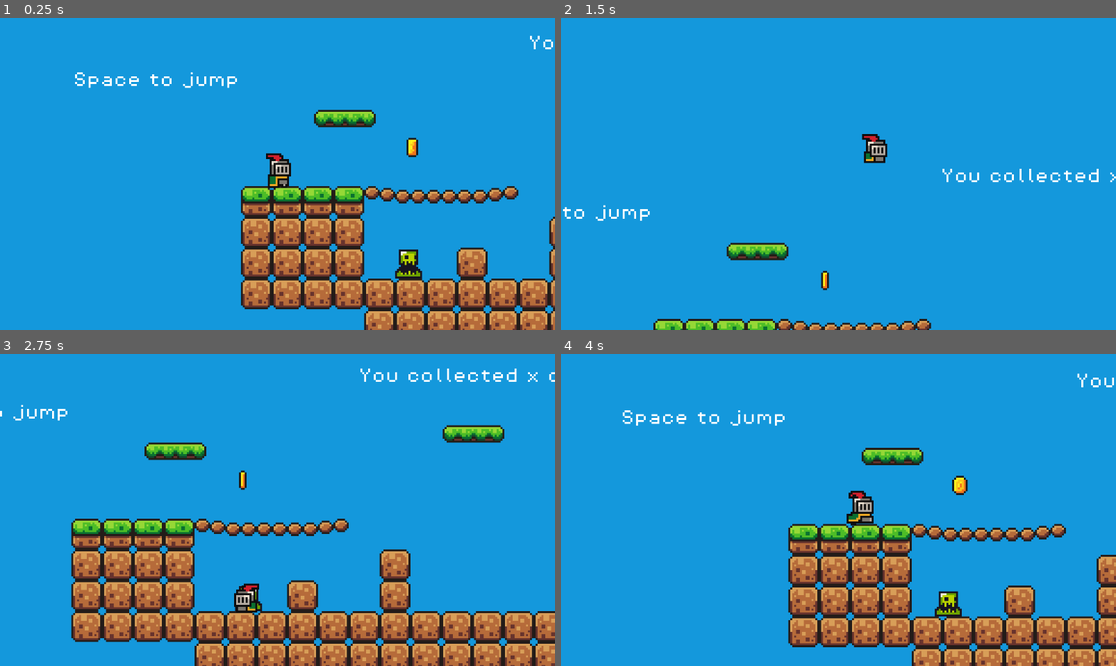
Above: before the commit, frames 1-4 (two rows, left to right).
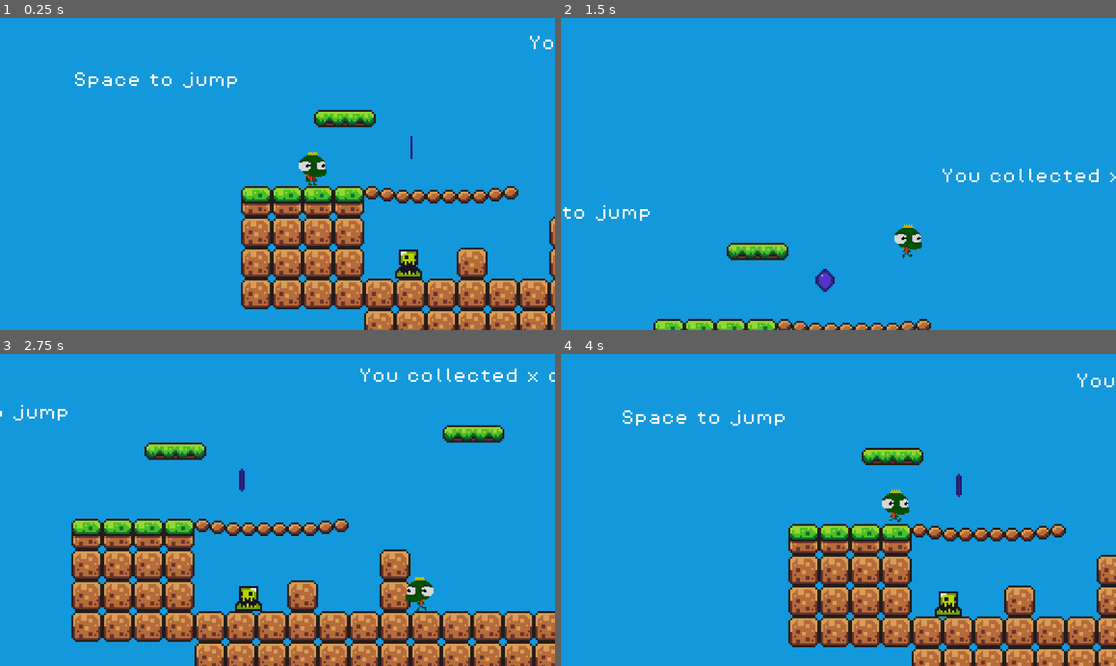
Above: after the commit, the same moments.

Repository: leohlim/WGJ70
Game: Godot game, scene res://scenes/game.tscn
Two runs of this game, one before a commit and one after it. Both use one fixed random seed, a clock stepped at 60 frames per second and the inputs below.
Inputs:
- Up to frame 1 (0.25 s): no input
- Up to frame 2 (1.5 s): hold Right (move_right) from 0.53 s (still down); tap Space (jump) at 0.6, 0.77, 1.07, 1.35 s
- Up to frame 3 (2.75 s): tap Space (jump) at 1.52, 1.82, 2.1 s; release Right (move_right) at 2.03 s; hold Left (move_left) from 2.03 s (still down)
- Up to frame 4 (4 s): release Left (move_left) at 2.78 s; hold Right (move_right) from 2.78 s (still down); tap Space (jump) at 2.85, 3.02, 3.32, 3.6, 3.77 s

The runs differ from the first frame. In frame 1, 0.9% of the frame differs, in the area x 47-76%, y 37-55%; in frame 2, 0.9%; in frame 3, 0.7%; in frame 4, 0.9%, in the area x 51-74%, y 38-56%.

Commit message:
Added character and gem

Diff:
--- a/scenes/coin.tscn
+++ b/scenes/coin.tscn
@@ -1,7 +1,8 @@
-[gd_scene load_steps=21 format=3 uid="uid://00l7ki82nvx5"]
+[gd_scene load_steps=28 format=3 uid="uid://00l7ki82nvx5"]
 
 [ext_resource type="Texture2D" uid="uid://cjymsrtkily5u" path="res://assets/sprites/coin.png" id="1_46hmv"]
 [ext_resource type="Script" path="res://scripts/coin.gd" id="1_wwgf0"]
+[ext_resource type="Texture2D" uid="uid://depx2ky53xayb" path="res://assets/sprites/gem.png" id="3_3yblq"]
 [ext_resource type="AudioStream" uid="uid://dlw360ddvdd1c" path="res://assets/sounds/coin.wav" id="3_x1s52"]
 
 [sub_resource type="AtlasTexture" id="AtlasTexture_sgja7"]
@@ -51,6 +52,30 @@
 [sub_resource type="AtlasTexture" id="AtlasTexture_v8lsl"]
 atlas = ExtResource("1_46hmv")
 region = Rect2(176, 0, 16, 16)
+
+[sub_resource type="AtlasTexture" id="AtlasTexture_divq3"]
+atlas = ExtResource("3_3yblq")
+region = Rect2(0, 0, 16, 16)
+
+[sub_resource type="AtlasTexture" id="AtlasTexture_4dnkm"]
+atlas = ExtResource("3_3yblq")
+region = Rect2(16, 0, 16, 16)
+
+[sub_resource type="AtlasTexture" id="AtlasTexture_3snca"]
+atlas = ExtResource("3_3yblq")
+region = Rect2(32, 0, 16, 16)
+
+[sub_resource type="AtlasTexture" id="AtlasTexture_fv43o"]
+atlas = ExtResource("3_3yblq")
+region = Rect2(48, 0, 16, 16)
+
+[sub_resource type="AtlasTexture" id="AtlasTexture_owroq"]
+atlas = ExtResource("3_3yblq")
+region = Rect2(64, 0, 16, 16)
+
+[sub_resource type="AtlasTexture" id="AtlasTexture_4ye8o"]
+atlas = ExtResource("3_3yblq")
+region = Rect2(80, 0, 16, 16)
 
 [sub_resource type="SpriteFrames" id="SpriteFrames_rp0oq"]
 animations = [{
@@ -94,10 +119,72 @@
 "loop": true,
 "name": &"default",
 "speed": 10.0
+}, {
+"frames": [{
+"duration": 1.0,
+"texture": SubResource("AtlasTexture_divq3")
+}, {
+"duration": 1.0,
+"texture": SubResource("AtlasTexture_4dnkm")
+}, {
+"duration": 1.0,
+"texture": SubResource("AtlasTexture_3snca")
+}, {
+"duration": 1.0,
+"texture": SubResource("AtlasTexture_fv43o")
+}, {
+"duration": 1.0,
+"texture": SubResource("AtlasTexture_owroq")
+}, {
+"duration": 1.0,
+"texture": SubResource("AtlasTexture_4ye8o")
+}],
+"loop": true,
+"name": &"gem",
+"speed": 12.0
 }]
 
 [sub_resource type="CircleShape2D" id="CircleShape2D_alvnv"]
 radius = 5.0
+
+[sub_resource type="Animation" id="Animation_xrp02"]
+length = 0.001
+tracks/0/type = "value"
+tracks/0/imported = false
+tracks/0/enabled = true
+tracks/0/path = NodePath("../AnimatedSprite2D:visible")
+tracks/0/interp = 1
+tracks/0/loop_wrap = true
+tracks/0/keys = {
+"times": PackedFloat32Array(0),
+"transitions": PackedFloat32Array(1),
+"update": 1,
+"values": [true]
+}
+tracks/1/type = "value"
+tracks/1/imported = false
+tracks/1/enabled = true
+tracks/1/path = NodePath("../CollisionShape2D:disabled")
+tracks/1/interp = 1
+tracks/1/loop_wrap = true
+tracks/1/keys = {
+"times": PackedFloat32Array(0),
+"transitions": PackedFloat32Array(1),
+"update": 1,
+"values": [false]
+}
+tracks/2/type = "value"
+tracks/2/imported = false
+tracks/2/enabled = true
+tracks/2/path = NodePath(".:playing")
+tracks/2/interp = 1
+tracks/2/loop_wrap = true
+tracks/2/keys = {
+"times": PackedFloat32Array(0),
+"transitions": PackedFloat32Array(1),
+"update": 1,
+"values": [false]
+}
 
 [sub_resource type="Animation" id="Animation_ptqb2"]
 resource_name = "pickup"
@@ -152,45 +239,6 @@
 }]
 }
 
-[sub_resource type="Animation" id="Animation_xrp02"]
-length = 0.001
-tracks/0/type = "value"
-tracks/0/imported = false
-tracks/0/enabled = true
-tracks/0/path = NodePath("../AnimatedSprite2D:visible")
-tracks/0/interp = 1
-tracks/0/loop_wrap = true
-tracks/0/keys = {
-"times": PackedFloat32Array(0),
-"transitions": PackedFloat32Array(1),
-"update": 1,
-"values": [true]
-}
-tracks/1/type = "value"
-tracks/1/imported = false
-tracks/1/enabled = true
-tracks/1/path = NodePath("../CollisionShape2D:disabled")
-tracks/1/interp = 1
-tracks/1/loop_wrap = true
-tracks/1/keys = {
-"times": PackedFloat32Array(0),
-"transitions": PackedFloat32Array(1),
-"update": 1,
-"values": [false]
-}
-tracks/2/type = "value"
-tracks/2/imported = false
-tracks/2/enabled = true
-tracks/2/path = NodePath(".:playing")
-tracks/2/interp = 1
-tracks/2/loop_wrap = true
-tracks/2/keys = {
-"times": PackedFloat32Array(0),
-"transitions": PackedFloat32Array(1),
-"update": 1,
-"values": [false]
-}
-
 [sub_resource type="AnimationLibrary" id="AnimationLibrary_jmjgh"]
 _data = {
 "RESET": SubResource("Animation_xrp02"),
@@ -204,7 +252,9 @@
 [node name="AnimatedSprite2D" type="AnimatedSprite2D" parent="."]
 position = Vector2(0, 2)
 sprite_frames = SubResource("SpriteFrames_rp0oq")
-autoplay = "default"
+animation = &"gem"
+autoplay = "gem"
+frame_progress = 0.115619
 
 [node name="CollisionShape2D" type="CollisionShape2D" parent="."]
 position = Vector2(0, 2)
--- /dev/null
+++ b/scenes/frog_player.tscn
@@ -0,0 +1,250 @@
+[gd_scene load_steps=36 format=3 uid="uid://clk6ktwihee3f"]
+
+[ext_resource type="Script" path="res://scripts/frog_player.gd" id="1_nijs8"]
+[ext_resource type="Texture2D" uid="uid://dn0m5n28b13cl" path="res://assets/sprites/frog_guy/frog_guy_idle.png" id="1_ot20e"]
+[ext_resource type="Texture2D" uid="uid://c6ie2im8kwg7y" path="res://assets/sprites/frog_guy/frog_guy_run.png" id="3_2bhow"]
+
+[sub_resource type="AtlasTexture" id="AtlasTexture_j01dr"]
+atlas = ExtResource("1_ot20e")
+region = Rect2(0, 0, 32, 32)
+
+[sub_resource type="AtlasTexture" id="AtlasTexture_lvtp2"]
+atlas = ExtResource("1_ot20e")
+region = Rect2(32, 0, 32, 32)
+
+[sub_resource type="AtlasTexture" id="AtlasTexture_ldvr2"]
+atlas = ExtResource("1_ot20e")
+region = Rect2(64, 0, 32, 32)
+
+[sub_resource type="AtlasTexture" id="AtlasTexture_7qb3d"]
+atlas = ExtResource("1_ot20e")
+region = Rect2(96, 0, 32, 32)
+
+[sub_resource type="AtlasTexture" id="AtlasTexture_6q7lq"]
+atlas = ExtResource("1_ot20e")
+region = Rect2(128, 0, 32, 32)
+
+[sub_resource type="AtlasTexture" id="AtlasTexture_m4i70"]
+atlas = ExtResource("1_ot20e")
+region = Rect2(160, 0, 32, 32)
+
+[sub_resource type="AtlasTexture" id="AtlasTexture_uale1"]
+atlas = ExtResource("1_ot20e")
+region = Rect2(192, 0, 32, 32)
+
+[sub_resource type="AtlasTexture" id="AtlasTexture_yfy8b"]
+atlas = ExtResource("1_ot20e")
+region = Rect2(224, 0, 32, 32)
+
+[sub_resource type="AtlasTexture" id="AtlasTexture_awlp7"]
+atlas = ExtResource("1_ot20e")
+region = Rect2(0, 32, 32, 32)
+
+[sub_resource type="AtlasTexture" id="AtlasTexture_57k0i"]
+atlas = ExtResource("1_ot20e")
+region = Rect2(32, 32, 32, 32)
+
+[sub_resource type="AtlasTexture" id="AtlasTexture_ly1r6"]
+atlas = ExtResource("1_ot20e")
+region = Rect2(64, 32, 32, 32)
+
+[sub_resource type="AtlasTexture" id="AtlasTexture_uos6x"]
+atlas = ExtResource("1_ot20e")
+region = Rect2(96, 32, 32, 32)
+
+[sub_resource type="AtlasTexture" id="AtlasTexture_ejqfv"]
+atlas = ExtResource("1_ot20e")
+region = Rect2(128, 32, 32, 32)
+
+[sub_resource type="AtlasTexture" id="AtlasTexture_n3n22"]
+atlas = ExtResource("1_ot20e")
+region = Rect2(160, 32, 32, 32)
+
+[sub_resource type="AtlasTexture" id="AtlasTexture_ievhy"]
+atlas = ExtResource("1_ot20e")
+region = Rect2(192, 32, 32, 32)
+
+[sub_resource type="AtlasTexture" id="AtlasTexture_y8efg"]
+atlas = ExtResource("1_ot20e")
+region = Rect2(224, 32, 32, 32)
+
+[sub_resource type="AtlasTexture" id="AtlasTexture_0m11p"]
+atlas = ExtResource("1_ot20e")
+region = Rect2(0, 64, 32, 32)
+
+[sub_resource type="AtlasTexture" id="AtlasTexture_1m8ie"]
+atlas = ExtResource("1_ot20e")
+region = Rect2(32, 64, 32, 32)
+
+[sub_resource type="AtlasTexture" id="AtlasTexture_t8cgx"]
+atlas = ExtResource("1_ot20e")
+region = Rect2(64, 64, 32, 32)
+
+[sub_resource type="AtlasTexture" id="AtlasTexture_dn8mn"]
+atlas = ExtResource("1_ot20e")
+region = Rect2(96, 64, 32, 32)
+
+[sub_resource type="AtlasTexture" id="AtlasTexture_8ssn3"]
+atlas = ExtResource("1_ot20e")
+region = Rect2(128, 64, 32, 32)
+
+[sub_resource type="AtlasTexture" id="AtlasTexture_ghgtw"]
+atlas = ExtResource("1_ot20e")
+region = Rect2(160, 64, 32, 32)
+
+[sub_resource type="AtlasTexture" id="AtlasTexture_jjdbm"]
+atlas = ExtResource("1_ot20e")
+region = Rect2(192, 64, 32, 32)
+
+[sub_resource type="AtlasTexture" id="AtlasTexture_77ioq"]
+atlas = ExtResource("1_ot20e")
+region = Rect2(224, 64, 32, 32)
+
+[sub_resource type="AtlasTexture" id="AtlasTexture_y7321"]
+atlas = ExtResource("3_2bhow")
+region = Rect2(96, 0, 32, 32)
+
+[sub_resource type="AtlasTexture" id="AtlasTexture_7own6"]
+atlas = ExtResource("3_2bhow")
+region = Rect2(0, 0, 32, 32)
+
+[sub_resource type="AtlasTexture" id="AtlasTexture_ug5wd"]
+atlas = ExtResource("3_2bhow")
+region = Rect2(32, 0, 32, 32)
+
+[sub_resource type="AtlasTexture" id="AtlasTexture_8tgfc"]
+atlas = ExtResource("3_2bhow")
+region = Rect2(64, 0, 32, 32)
+
+[sub_resource type="AtlasTexture" id="AtlasTexture_nmpyx"]
+atlas = ExtResource("3_2bhow")
+region = Rect2(96, 0, 32, 32)
+
+[sub_resource type="AtlasTexture" id="AtlasTexture_rh04q"]
+atlas = ExtResource("3_2bhow")
+region = Rect2(128, 0, 32, 32)
+
+[sub_resource type="SpriteFrames" id="SpriteFrames_yb8b2"]
+animations = [{
+"frames": [{
+"duration": 1.0,
+"texture": SubResource("AtlasTexture_j01dr")
+}, {
+"duration": 1.0,
+"texture": SubResource("AtlasTexture_lvtp2")
+}, {
+"duration": 1.0,
+"texture": SubResource("AtlasTexture_ldvr2")
+}, {
+"duration": 1.0,
+"texture": SubResource("AtlasTexture_7qb3d")
+}, {
+"duration": 1.0,
+"texture": SubResource("AtlasTexture_6q7lq")
+}, {
+"duration": 1.0,
+"texture": SubResource("AtlasTexture_m4i70")
+}, {
+"duration": 1.0,
+"texture": SubResource("AtlasTexture_uale1")
+}, {
+"duration": 1.0,
+"texture": SubResource("AtlasTexture_yfy8b")
+}, {
+"duration": 1.0,
+"texture": SubResource("AtlasTexture_awlp7")
+}, {
+"duration": 1.0,
+"texture": SubResource("AtlasTexture_57k0i")
+}, {
+"duration": 1.0,
+"texture": SubResource("AtlasTexture_ly1r6")
+}, {
+"duration": 1.0,
+"texture": SubResource("AtlasTexture_uos6x")
+}, {
+"duration": 1.0,
+"texture": SubResource("AtlasTexture_ejqfv")
+}, {
+"duration": 1.0,
+"texture": SubResource("AtlasTexture_n3n22")
+}, {
+"duration": 1.0,
+"texture": SubResource("AtlasTexture_ievhy")
+}, {
+"duration": 1.0,
+"texture": SubResource("AtlasTexture_y8efg")
+}, {
+"duration": 1.0,
+"texture": SubResource("AtlasTexture_0m11p")
+}, {
+"duration": 1.0,
+"texture": SubResource("AtlasTexture_1m8ie")
+}, {
+"duration": 1.0,
+"texture": SubResource("AtlasTexture_t8cgx")
+}, {
+"duration": 1.0,
+"texture": SubResource("AtlasTexture_dn8mn")
+}, {
+"duration": 1.0,
+"texture": SubResource("AtlasTexture_8ssn3")
+}, {
+"duration": 1.0,
+"texture": SubResource("AtlasTexture_ghgtw")
+}, {
+"duration": 1.0,
+"texture": SubResource("AtlasTexture_jjdbm")
+}, {
+"duration": 1.0,
+"texture": SubResource("AtlasTexture_77ioq")
+}],
+"loop": true,
+"name": &"idle",
+"speed": 24.0
+}, {
+"frames": [{
+"duration": 1.0,
+"texture": SubResource("AtlasTexture_y7321")
+}],
+"loop": true,
+"name": &"jump",
+"speed": 5.0
+}, {
+"frames": [{
+"duration": 1.0,
+"texture": SubResource("AtlasTexture_7own6")
+}, {
+"duration": 1.0,
+"texture": SubResource("AtlasTexture_ug5wd")
+}, {
+"duration": 1.0,
+"texture": SubResource("AtlasTexture_8tgfc")
+}, {
+"duration": 1.0,
+"texture": SubResource("AtlasTexture_nmpyx")
+}, {
+"duration": 1.0,
+"texture": SubResource("AtlasTexture_rh04q")
+}],
+"loop": true,
+"name": &"run",
+"speed": 12.0
+}]
+
+[sub_resource type="CircleShape2D" id="CircleShape2D_os2hc"]
+radius = 5.0
+
+[node name="Player" type="CharacterBody2D"]
+script = ExtResource("1_nijs8")
+
+[node name="AnimatedSprite2D" type="AnimatedSprite2D" parent="."]
+position = Vector2(-4.76837e-07, -9)
+scale = Vector2(0.625, 0.625)
+sprite_frames = SubResource("SpriteFrames_yb8b2")
+animation = &"idle"
+autoplay = "idle"
+
+[node name="CollisionShape2D" type="CollisionShape2D" parent="."]
+position = Vector2(0, -5)
+shape = SubResource("CircleShape2D_os2hc")
--- a/scenes/game.tscn
+++ b/scenes/game.tscn
@@ -8,6 +8,7 @@
 [ext_resource type="PackedScene" uid="uid://bjuag55p2cfbu" path="res://scenes/killzone.tscn" id="5_c3grm"]
 [ext_resource type="PackedScene" uid="uid://c66ox0jr27uf6" path="res://scenes/slime.tscn" id="6_sy2nx"]
 [ext_resource type="FontFile" uid="uid://cgktyy0jurms0" path="res://assets/fonts/PixelOperator8.ttf" id="8_q0erh"]
+[ext_resource type="PackedScene" uid="uid://clk6ktwihee3f" path="res://scenes/frog_player.tscn" id="9_djwab"]
 
 [sub_resource type="TileSetAtlasSource" id="TileSetAtlasSource_o7b2l"]
 texture = ExtResource("2_6yqy1")
@@ -464,6 +465,7 @@
 text = "You collected x coins"
 
 [node name="Player" parent="." instance=ExtResource("1_vgx5p")]
+visible = false
 position = Vector2(56, 73)
 
 [node name="Camera2D" type="Camera2D" parent="Player"]
@@ -514,3 +516,6 @@
 theme_override_fonts/font = ExtResource("8_q0erh")
 theme_override_font_sizes/font_size = 8
 text = "Space to jump"
+
+[node name="Player2" parent="." instance=ExtResource("9_djwab")]
+position = Vector2(73, 74)
--- /dev/null
+++ b/scripts/frog_player.gd
@@ -0,0 +1,43 @@
+extends CharacterBody2D
+
+
+const SPEED = 100.0
+const JUMP_VELOCITY = -300.0
+
+# Get the gravity from the project settings to be synced with RigidBody nodes.
+var gravity = ProjectSettings.get_setting("physics/2d/default_gravity")
+
+@onready var animated_sprite = $AnimatedSprite2D
+
+func _physics_process(delta):
+	# Add the gravity.
+	if not is_on_floor():
+		velocity.y += gravity * delta
+
+	# Handle jump.
+	if Input.is_action_just_pressed("jump") and is_on_floor():
+		velocity.y = JUMP_VELOCITY
+
+	# Get input direction -1, 0, 1
+	var direction = Input.get_axis("move_left", "move_right")
+
+	if direction > 0:
+		animated_sprite.flip_h = false
+	elif direction < 0:
+		animated_sprite.flip_h = true
+
+	# Play animations
+	if is_on_floor():
+		if direction == 0:
+			animated_sprite.play("idle")
+		else:
+			animated_sprite.play("run")
+	else:
+		animated_sprite.play("jump")
+
+	if direction:
+		velocity.x = direction * SPEED
+	else:
+		velocity.x = move_toward(velocity.x, 0, SPEED)
+
+	move_and_slide()
Binary file added: assets/sprites/frog_guy/frog_guy_idle.png
Not shown, added: assets/sprites/frog_guy/frog_guy_idle.png.import
Binary file added: assets/sprites/frog_guy/frog_guy_run.png
Not shown, added: assets/sprites/frog_guy/frog_guy_run.png.import
Binary file added: assets/sprites/gem.png
Not shown, added: assets/sprites/gem.png.import
Not shown: 1 places in scenes/game.tscn that only renumber resources
Not shown, added: assets/sprites/.DS_Store
